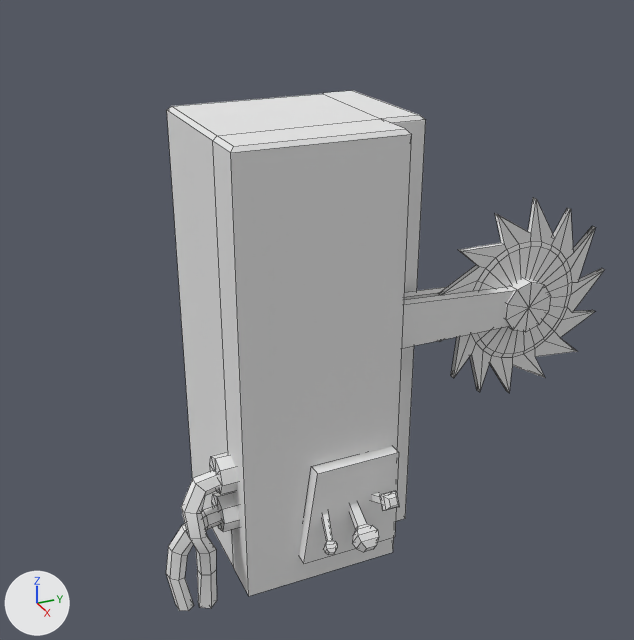
Before and after pictures for a commit that changed the OBJ model Graduation_Game/Assets/Objects_fbx/sawMachine.obj.
Before and after are seen from a camera (50 mm lens) standing at (12.68, -3.9, 10.2) and looking at (0.23, 1.7, 3.98). Lighting does not change. The marker at lower left points along +X, +Y and +Z. Mesh edges are drawn as thin lines. Where no turn or scale is listed for an object, it has been applied to the vertices.

The older version as bpy lines, for what is in view:
```python
me_sawmachine = bpy.data.meshes.new('sawMachine')
me_sawmachine.from_pydata(...)  # 493 vertices, 506 faces; spans x -1.45..2.57, y -1.41..6.86, z -0.47..7.44
me_sawmachine.materials.append(mat_initialshadinggroup)  # white #e7e7e7
ob_sawmachine = bpy.data.objects.new('sawMachine', me_sawmachine)
ob_sawmachine.location = (0.0, 0.0, 0.0)
```
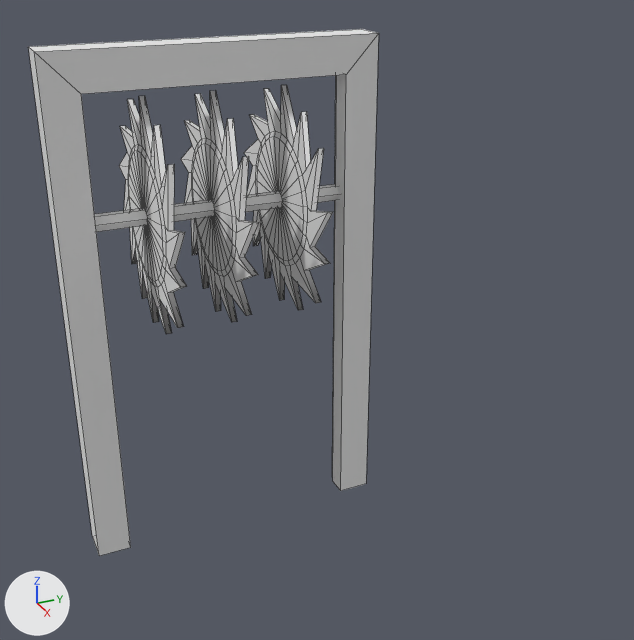
The edits, one by one:
me_sawmachine is used by ob_sawmachine; location (0.0, 0.0, 0.0).
me_sawmachine had 493 vertices, 506 faces and spanned x -1.45..2.57, y -1.41..6.86, z -0.47..7.44.
me_sawmachine now has 706 vertices, 705 faces and spans x -1.71..1.74, y -2.38..2.7, z 0.37..8.61.
me_sawmachine part 1: a new loose piece, a 6-sided cylinder along y spanning x -0.19..0.08, y -2.1..2.5, z 5.97..6.2, in mat_initialshadinggroup (white #e7e7e7).
me_sawmachine part 2: the loose piece of 224 vertices spanning x 1.24..1.39, y 3.41..6.86, z 2.38..5.99 is turned -90 degrees about the z axis through its middle, then moved by (-1.3, -3.92, 1.91).
me_sawmachine part 3: the loose piece of 224 vertices spanning x 1.24..1.39, y 3.41..6.86, z 2.38..5.99 is copied, and the copy is turned -90 degrees about the z axis through its middle, then moved by (-1.3, -5.05, 1.91); it spans x -1.71..1.74, y 0.01..0.17, z 4.29..7.9.
me_sawmachine part 4: the loose piece of 224 vertices spanning x 1.24..1.39, y 3.41..6.86, z 2.38..5.99 is copied, and the copy is turned -90 degrees about the z axis through its middle, then moved by (-1.3, -6.1, 1.91); it spans x -1.71..1.74, y -1.04..-0.89, z 4.29..7.9.
me_sawmachine part 5: a new loose piece of 20 vertices spanning x -0.29..0.29, y -2.38..2.7, z 0.37..8.61, in mat_initialshadinggroup (white #e7e7e7).
me_sawmachine part 6: 12 loose pieces with 269 vertices, spanning x -1.45..2.57, y -1.41..5.48, z -0.47..7.44, are deleted.

Location of each change, [x1, y1, x2, y2] in pixels of the pictures (634 x 640 px; the box of a moved part takes in the faces that stretch with it):
'sawMachine', reshaped (20% narrower)
    before: [166, 90, 605, 611]
    after: [28, 29, 379, 556]
part 1 of me_sawmachine, added
    after: [94, 184, 339, 232]
part 2 of me_sawmachine, moved or reshaped
    before: [438, 198, 605, 393]
    after: [244, 85, 333, 310]
part 3 of me_sawmachine, added
    after: [181, 90, 259, 322]
part 4 of me_sawmachine, added
    after: [119, 96, 187, 334]
part 5 of me_sawmachine, added
    after: [28, 29, 379, 556]
part 6 of me_sawmachine, deleted
    before: [166, 90, 551, 611]
